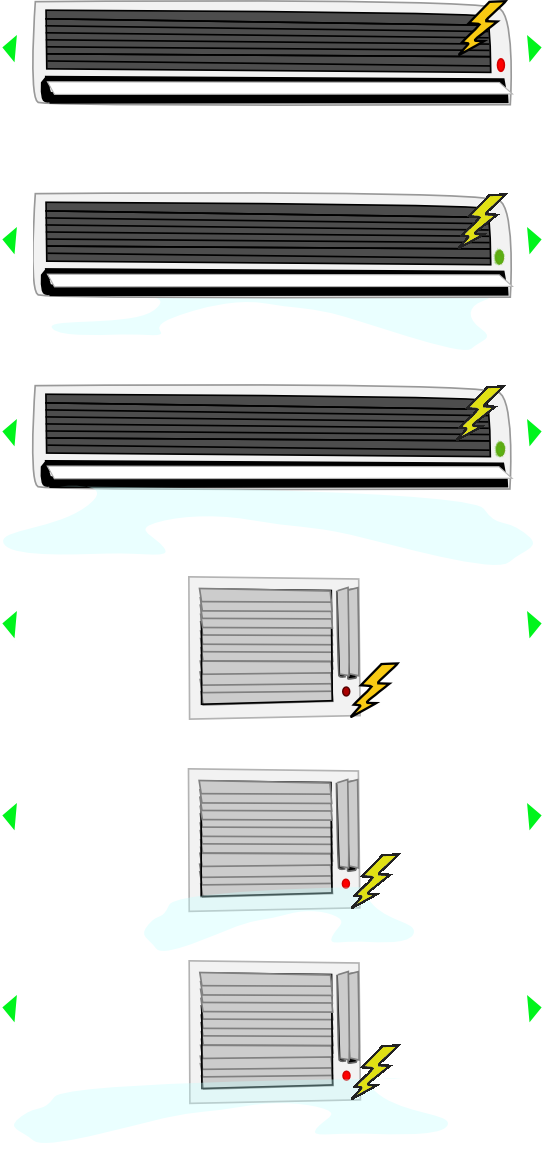
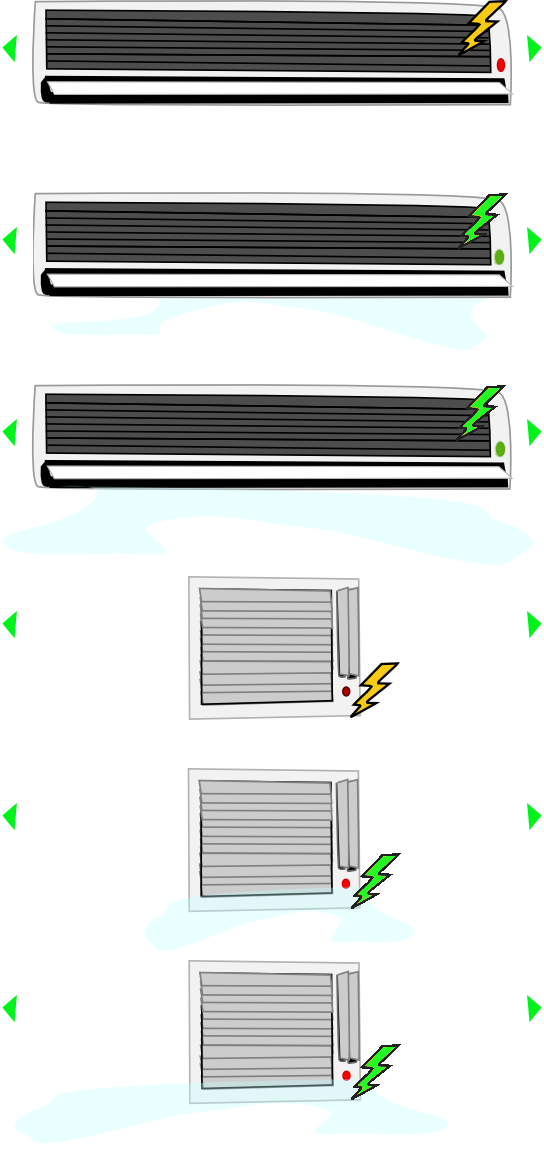
Revision of a layered w=544, h=1152 image; what changed, layer by layer:
painted on "Background" over [359, 196, 502, 1093]
